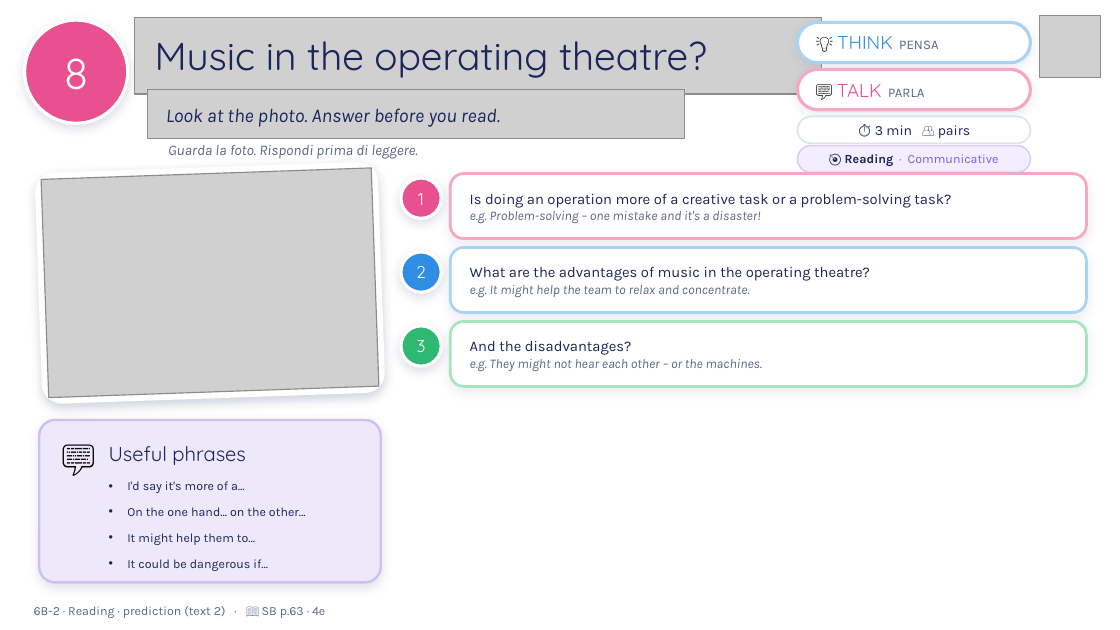
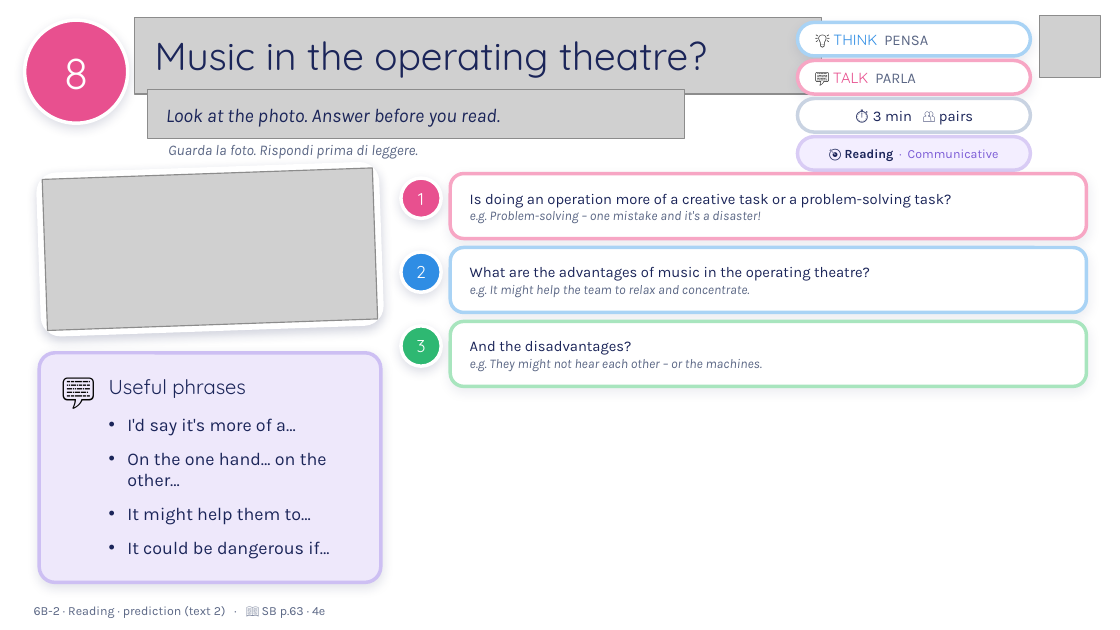
Before and after one commit to londonlanguageschool/Bagheria-, a slide deck: slide 8 of materials/B2/B2_6B-2_Music_to_my_ears.pptx. Drawn at 1120x630 pixels with LibreOffice and Linux fonts; fonts in the diff are those of the drawing; grey boxes stand for pictures; background and template pictures are left out. Boxes give left, top, right and bottom in pixels: in the first picture for what was removed or moved away, otherwise in the second. Text is boxed around its words. In the diff, an @@ line names an element or a change of style, - is before the commit and + after.

```diff
--- a/materials/B2/B2_6B-2_Music_to_my_ears.pptx
+++ b/materials/B2/B2_6B-2_Music_to_my_ears.pptx
@@ rounded rectangle "💡 THINK PENSA": place and size @@
-rounded rectangle "💡 THINK PENSA" at <box>797,22,1030,63</box>
+rounded rectangle "💡 THINK PENSA" at <box>797,22,1030,56</box>
@@ rounded rectangle "💡 THINK PENSA" at <box>797,22,1030,56</box>: size 11 to 9.5 pt in "💡"; size 12 to 9.5 pt in "THINK"; size 8.5 to 9.5 pt in "PENSA"; outline #A9D3F5 2 pt to #A9D3F5 2.25 pt @@
@@ rounded rectangle "💬 TALK PARLA": place and size @@
-rounded rectangle "💬 TALK PARLA" at <box>797,69,1030,110</box>
+rounded rectangle "💬 TALK PARLA" at <box>797,60,1030,94</box>
@@ rounded rectangle "💬 TALK PARLA" at <box>797,60,1030,94</box>: size 11 to 9.5 pt in "💬"; size 12 to 9.5 pt in "TALK"; size 8.5 to 9.5 pt in "PARLA"; outline #F7A6C4 2 pt to #F7A6C4 2.25 pt @@
@@ rounded rectangle "⏱ 3 min 👥 pairs": place and size @@
-rounded rectangle "⏱ 3 min 👥 pairs" at <box>797,116,1030,143</box>
+rounded rectangle "⏱ 3 min 👥 pairs" at <box>797,99,1030,132</box>
@@ rounded rectangle "⏱ 3 min 👥 pairs" at <box>797,99,1030,132</box>: size 9 to 9.5 pt; outline #DCE2EA 1 pt to #C9D3E2 2.25 pt @@
@@ rounded rectangle "🎯 Reading · Communicative": place and size @@
-rounded rectangle "🎯 Reading · Communicative" at <box>797,146,1030,172</box>
+rounded rectangle "🎯 Reading · Communicative" at <box>797,137,1030,170</box>
@@ rounded rectangle "🎯 Reading · Communicative" at <box>797,137,1030,170</box>: outline #D9CCF5 1 pt to #D9CCF5 2.25 pt; proportions changed @@
@@ rounded rectangle: place and size @@
-rounded rectangle at <box>35,162,385,403</box>
+rounded rectangle at <box>36,162,384,336</box>
@@ rounded rectangle at <box>36,162,384,336</box>: proportions changed @@
@@ picture: place and size @@
-picture at <box>41,168,379,398</box>
+picture at <box>42,168,378,331</box>
@@ rounded rectangle "Is doing an operation more ..." at <box>450,174,1086,239</box>: outline #F7A6C4 1.75 pt to #F7A6C4 2.25 pt @@
@@ rounded rectangle: place and size @@
-rounded rectangle at <box>39,420,381,582</box>
+rounded rectangle at <box>39,353,381,582</box>
@@ rounded rectangle at <box>39,353,381,582</box>: outline #CDBFF3 1.5 pt to #CDBFF3 2.25 pt; proportions changed @@
@@ text "💬": place and size @@
-text "💬" at <box>50,429,106,485</box>
+text "💬" at <box>50,362,106,418</box>
@@ text "Useful phrases": place and size @@
-text "Useful phrases" at <box>109,446,245,465</box>
+text "Useful phrases" at <box>109,379,245,398</box>
@@ text "I'd say it's more of ...": place and size @@
-text "I'd say it's more of ..." at <box>127,481,306,571</box>
+text "I'd say it's more of ..." at <box>127,418,329,559</box>
@@ text "I'd say it's more of ..." at <box>127,418,329,559</box>: size 8 to 11.5 pt; more space between paragraphs @@
```
Also in this commit, not shown: 15 other slides changed, 4 slides added, 1 slide removed, 21 other files.
